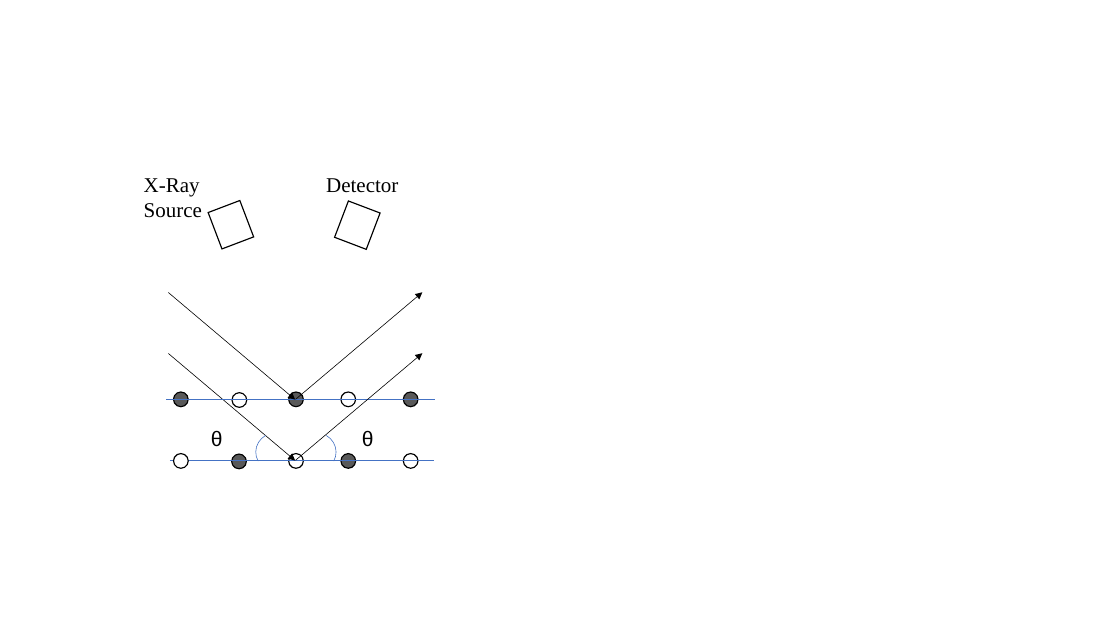
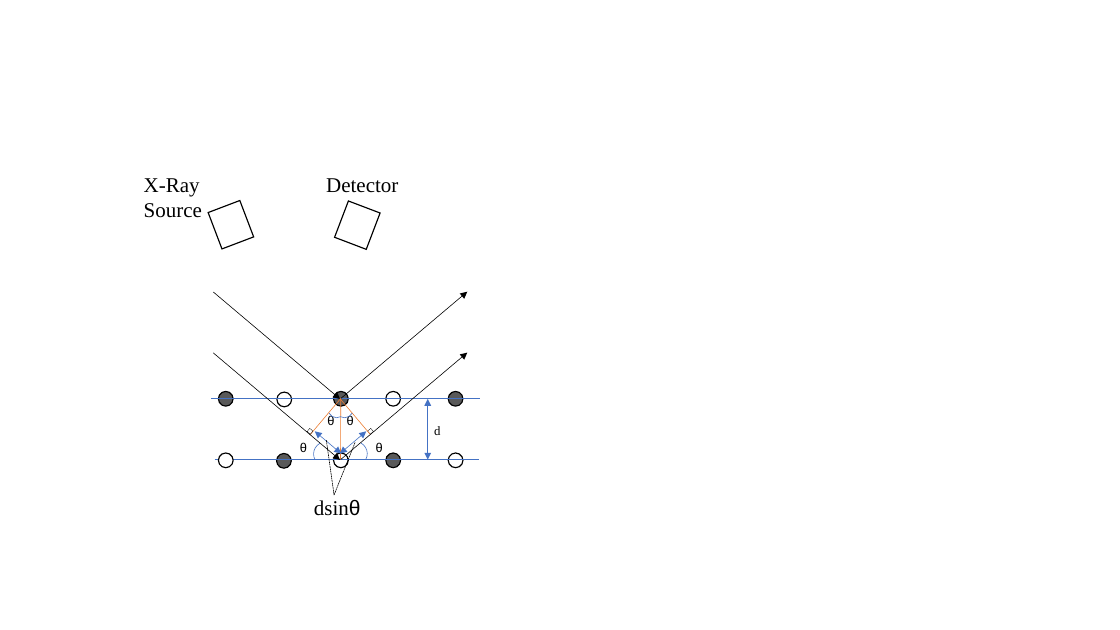
Before and after one commit to akican26/XRD, a slide deck: slide 8 of figure.pptx (slide 3 before the commit). Drawn at 1120x630 pixels with LibreOffice and Linux fonts; fonts in the diff are those of the drawing. Boxes give left, top, right and bottom in pixels: in the first picture for what was removed or moved away, otherwise in the second. Text is boxed around its words. In the diff, an @@ line names an element or a change of style, - is before the commit and + after.

```diff
--- a/figure.pptx
+++ b/figure.pptx
@@ line added from (310, 435) to (341, 398), #ED7D31 0.5 pt @@
@@ arc (boxed as its full ellipse) added at [325,397,348,421], outline #4472C4 0.5 pt @@
@@ text added at [327,415,334,425], 11 pt, text #000000 @@
+θ
@@ arc (boxed as its full ellipse) added at [333,397,357,421], outline #4472C4 0.5 pt @@
@@ line added from (371, 434) to (340, 398), #ED7D31 0.5 pt @@
@@ line added from (340, 460) to (341, 398), #ED7D31 0.5 pt @@
@@ text added at [347,415,354,425], 11 pt, text #000000 @@
+θ
@@ double arrow added from (428, 399) to (428, 460), #4472C4 0.5 pt @@
@@ text "θ": place and size @@
-text "θ" at [211,430,223,447]
+text "θ" at [300,442,307,452]
@@ text "θ" at [300,442,307,452]: size 18 to 11 pt @@
@@ rectangle added at [307,428,313,434], outline #000000 0.25 pt @@
@@ arc (boxed as its full ellipse): place and size @@
-arc (boxed as its full ellipse) at [249,426,301,478]
+arc (boxed as its full ellipse) at [309,437,342,470]
@@ double arrow added from (315, 432) to (341, 454), #4472C4 0.5 pt @@
@@ line added from (327, 440) to (334, 495), #000000 0.5 pt dashed @@
@@ line added from (355, 443) to (334, 495), #000000 0.5 pt dashed @@
@@ arc (boxed as its full ellipse): place and size @@
-arc (boxed as its full ellipse) at [292,426,344,478]
+arc (boxed as its full ellipse) at [339,437,371,470]
@@ double arrow added from (366, 432) to (340, 454), #4472C4 0.5 pt @@
@@ text "θ" at [376,442,383,452]: size 18 to 11 pt @@
@@ text "θ": place and size @@
-text "θ" at [362,430,374,447]
+text "θ" at [376,442,383,452]
@@ rectangle added at [368,428,374,434], outline #000000 0.25 pt @@
@@ text added at [434,426,440,435], 11 pt, text #000000 @@
+d
@@ 10 ellipses, 4 arrows, 2 lines: place and size @@
-10 ellipses, 4 arrows, 2 lines at [166,292,435,470]
+10 ellipses, 4 arrows, 2 lines at [211,292,481,469]
@@ text added at [314,499,361,516], 18 pt, text #000000 @@
+dsinθ
```
Also in this commit, not shown: 2 other slides changed, 6 slides added, 13 other files.
